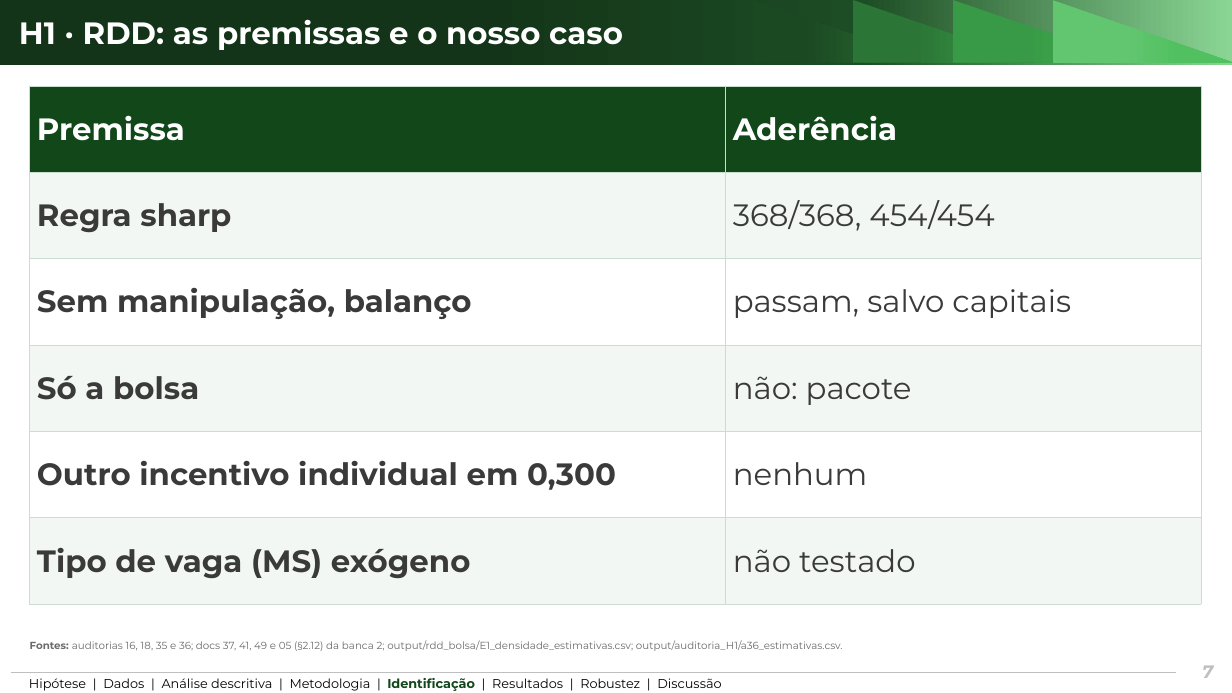
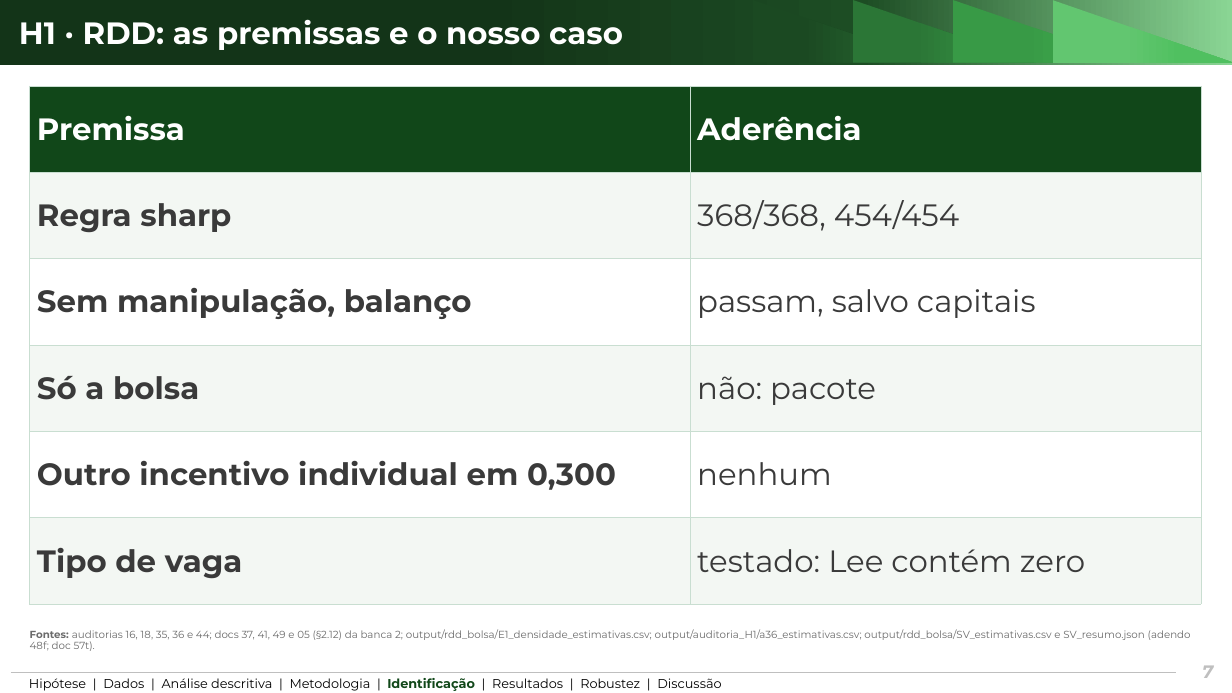
Before and after one commit to ka1victor/impact-eval-health-econ-pmme, a slide deck: slide 7 of output/apresentacao_banca2/deck_banca2_curto.pptx. Drawn at 1232x693 pixels with LibreOffice and Linux fonts; fonts in the diff are those of the drawing; background and template pictures are left out. Boxes give left, top, right and bottom in pixels: in the first picture for what was removed or moved away, otherwise in the second. Text is boxed around its words. In the diff, an @@ line names an element or a change of style, - is before the commit and + after.

```diff
--- a/output/apresentacao_banca2/deck_banca2_curto.pptx
+++ b/output/apresentacao_banca2/deck_banca2_curto.pptx
@@ table at (30,86,1202,604) @@
-row 6, column 1: Tipo de vaga (MS) exógeno
+row 6, column 1: Tipo de vaga
-row 6, column 2: não testado
+row 6, column 2: testado: Lee contém zero
@@ text at (30,629,1191,651): text changed @@
-Fontes: auditorias 16, 18, 35 e 36; docs 37, 41, 49 e 05 (§2.12) da banca 2; output/rdd_bolsa/E1_densidade_estimativas.csv; output/auditoria_H1/a36_estimativas.csv.
+Fontes: auditorias 16, 18, 35, 36 e 44; docs 37, 41, 49 e 05 (§2.12) da banca 2; output/rdd_bolsa/E1_densidade_estimativas.csv; output/auditoria_H1/a36_estimativas.csv; output/rdd_bolsa/SV_estimativas.csv e SV_resumo.json (adendo 48f; doc 57t).
```
Also in this commit, not shown: 6 other slides changed, 27 other files.
